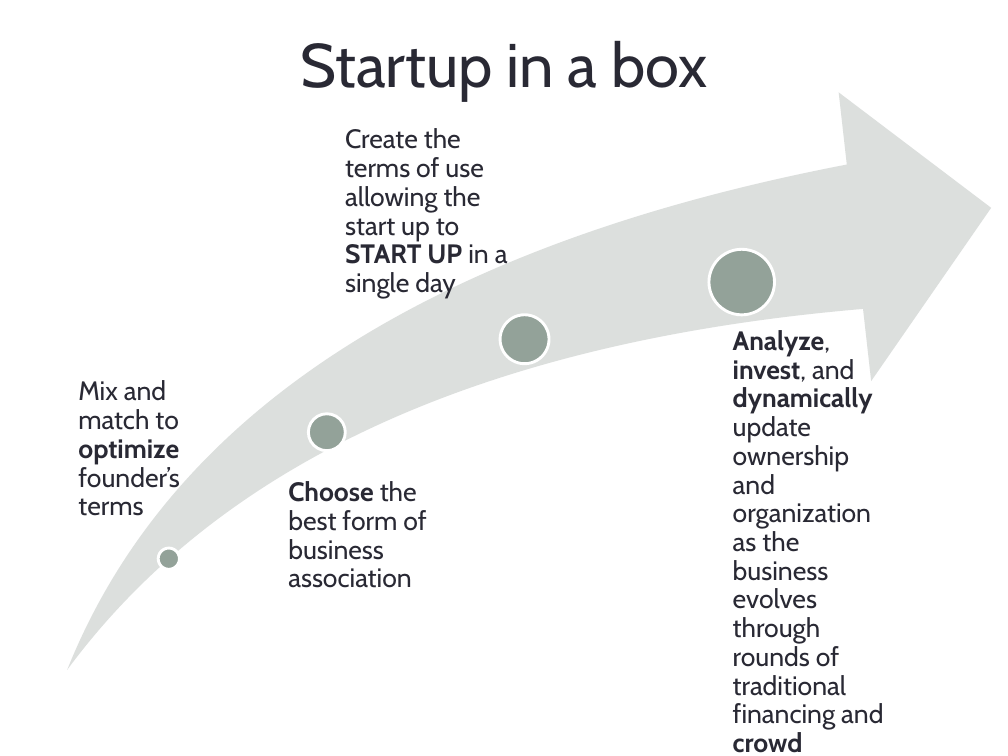
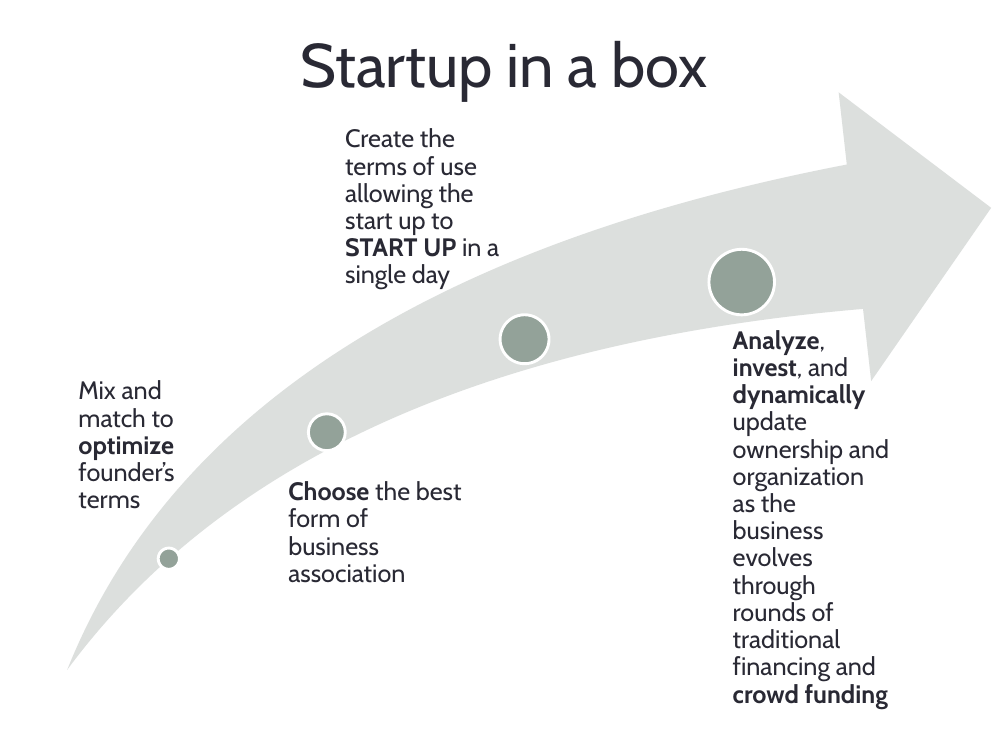
Before and after one commit to HumanDynamics/CodeTheDeal, a slide deck: slide 5 of Demo/Bcology.pptx. Drawn at 1008x756 pixels with LibreOffice and Linux fonts; fonts in the diff are those of the drawing. Boxes give left, top, right and bottom in pixels: in the first picture for what was removed or moved away, otherwise in the second. Text is boxed around its words. In the diff, an @@ line names an element or a change of style, - is before the commit and + after.

```diff
--- a/Demo/Bcology.pptx
+++ b/Demo/Bcology.pptx
@@ size 19 to 18 pt in 4 elements at box(78, 380, 174, 509), box(288, 481, 462, 583), box(345, 128, 499, 290), box(733, 330, 889, 709) @@
```
Also in this commit, not shown: 1 slide added.
